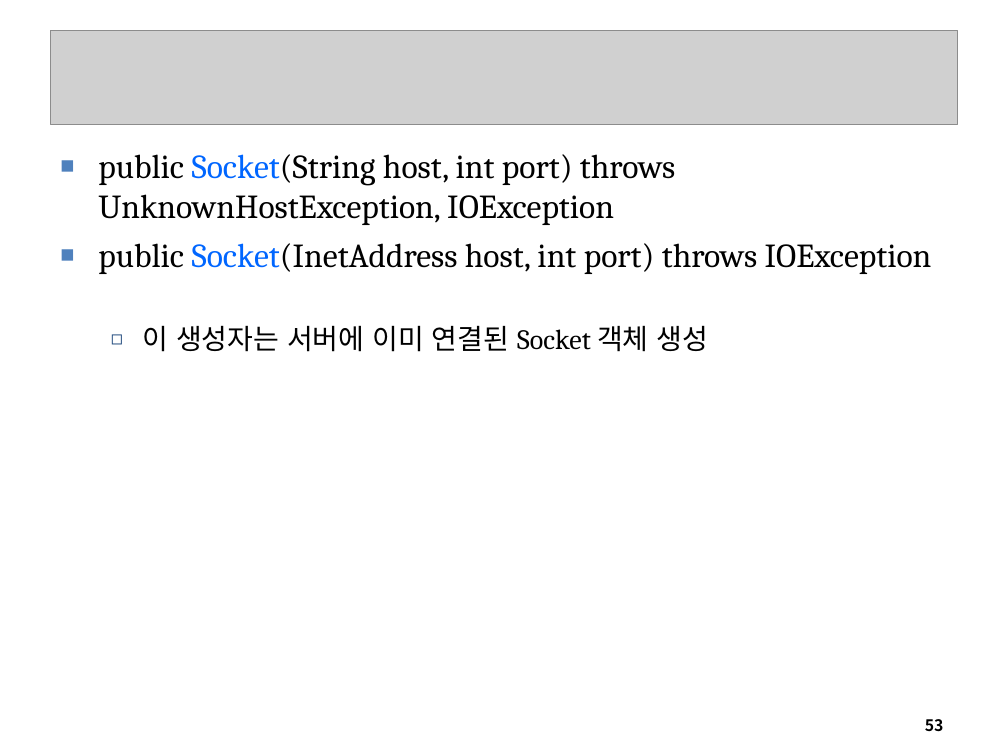
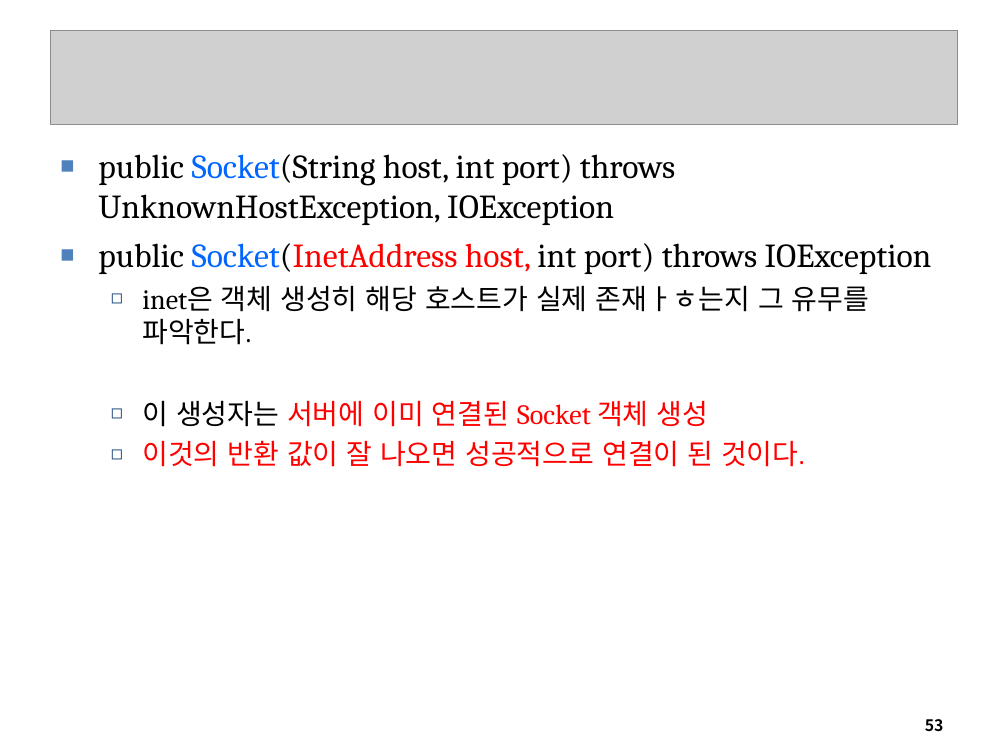
Before and after one commit to seleuchel/javaNetwork, a slide deck: slide 53 of ppt/167_chap08Socket.ppt. Drawn at 1008x756 pixels with LibreOffice and Linux fonts; fonts in the diff are those of the drawing; grey boxes stand for pictures; background and template pictures are left out. Boxes give left, top, right and bottom in pixels: in the first picture for what was removed or moved away, otherwise in the second. Text is boxed around its words. In the diff, an @@ line names an element or a change of style, - is before the commit and + after.

```diff
--- a/ppt/167_chap08Socket.ppt
+++ b/ppt/167_chap08Socket.ppt
@@ text at (98, 243, 932, 427): text colour #000000 to #FF0000 in "Socket(InetAddress host,", "서버에 이미 연결된 Socket 객체 생성" @@
@@ text at (142, 285, 869, 345): paragraph added @@
+  ◻ inet은 객체 생성히 해당 호스트가 실제 존재ㅏㅎ는지 그 유무를 파악한다.
@@ text at (142, 440, 805, 467): paragraph added @@
+  ◻ 이것의 반환 값이 잘 나오면 성공적으로 연결이 된 것이다.
```
Also in this commit, not shown: 18 other slides changed, 1 slide added, 9 other files.
